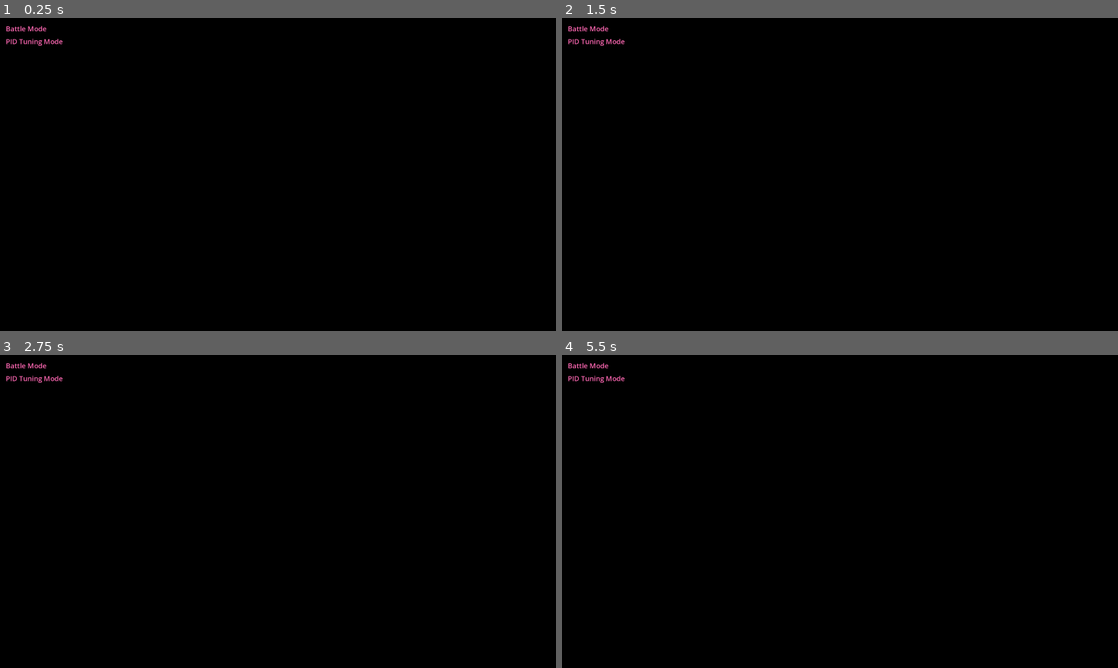
Above: before the commit, frames 1-4 (two rows, left to right).
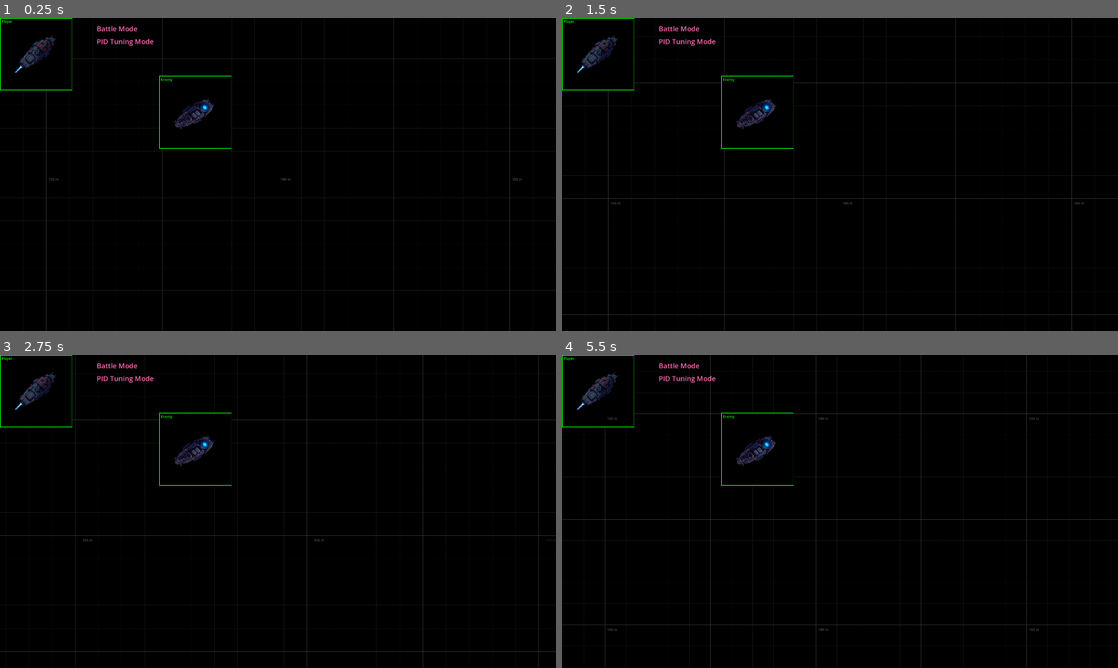
Above: after the commit, the same moments.

Repository: accelangel/space_bastard
Game: Godot game, scene res://Scenes/WorldRoot.tscn
The game is run twice, just before and just after one commit, with the same random seed, the same clock (stepped at 60 frames per second) and the same inputs.
Inputs (mouse positions are in pixels of both pictures, inside the frame that each line leads up to):
- Up to frame 1 (0.25 s): no input
- Up to frame 2 (1.5 s): tap Enter (ui_accept) at 0.5, 0.77, 1.25 s; move the mouse to (962, 158) at 0.52 s; hold S (camera_move_down) 0.53-1.25 s; click (962, 158) at 0.67 s; drag from (728, 190) to (812, 237) at 1.27 s
- Up to frame 3 (2.75 s): tap Enter (ui_accept) at 2 s; move the mouse to (333, 442) at 2.02 s; hold D (camera_move_right) from 2.03 s (still down); click (333, 442) at 2.17 s
- Up to frame 4 (5.5 s): release D (camera_move_right) at 2.75 s; drag from (812, 574) to (673, 464) at 2.77 s; tap Enter (ui_accept) at 3.5, 3.77, 4.25, 5 s; move the mouse to (1006, 558) at 3.52 s; tap Middle mouse button (camera_pan) at 3.6 s; click (1006, 558) at 3.67 s; drag from (673, 464) to (756, 433) at 4.27 s; move the mouse to (867, 511) at 5.02 s; tap Mouse wheel down (camera_zoom_out) at 5.1 s; click (867, 511) at 5.17 s

The runs differ from the first frame. In frame 1, 1.7% of the frame differs, in the area x 0-96%, y 0-100%; in frame 2, 2.3%, in the area x 0-100%, y 0-100%; in frame 3, 2.1%; in frame 4, 2.2%.

Commit message:
PiP and GridOverlay

Diff:
--- a/Scenes/WorldRoot.tscn
+++ b/Scenes/WorldRoot.tscn
@@ -1,17 +1,20 @@
-[gd_scene load_steps=7 format=3 uid="uid://iolvmgmbu42d"]
+[gd_scene load_steps=10 format=3 uid="uid://iolvmgmbu42d"]
 
 [ext_resource type="Script" path="res://Scripts/Systems/GameCamera.gd" id="1_at0gn"]
+[ext_resource type="Script" path="res://Scripts/UI/GridOverlay.gd" id="1_bm7um"]
 [ext_resource type="PackedScene" uid="uid://ihisk0qiusis" path="res://Scenes/EnemyShip.tscn" id="3_to3xv"]
 [ext_resource type="PackedScene" uid="uid://caeufsiepjyek" path="res://Scenes/PlayerShip.tscn" id="4_k7omc"]
 [ext_resource type="Script" path="res://Scripts/Managers/BattleManager.gd" id="5_gi6eu"]
 [ext_resource type="Script" path="res://Scripts/Systems/BattleEventRecorder.gd" id="6_e5oub"]
 [ext_resource type="PackedScene" uid="uid://bm7h0d3d32r42" path="res://Scenes/ModeSelector.tscn" id="7_dsscj"]
+[ext_resource type="Script" path="res://Scripts/UI/PiPCamera.gd" id="7_uajus"]
+[ext_resource type="Script" path="res://Scripts/UI/GridSizeLabel.gd" id="9_2gyfj"]
 
 [node name="WorldRoot" type="Node2D"]
 
 [node name="ColorRect" type="ColorRect" parent="."]
 z_index = -2
-custom_minimum_size = Vector2(131072, 73728)
+custom_minimum_size = Vector2(131072, 65536)
 anchors_preset = 8
 anchor_left = 0.5
 anchor_top = 0.5
@@ -24,6 +27,9 @@
 grow_horizontal = 2
 grow_vertical = 2
 color = Color(0, 0, 0, 1)
+
+[node name="GridOverlay" type="Node2D" parent="."]
+script = ExtResource("1_bm7um")
 
 [node name="GameCamera" type="Camera2D" parent="."]
 limit_left = -65536
@@ -54,3 +60,33 @@
 [node name="ModeSelector" parent="UILayer" instance=ExtResource("7_dsscj")]
 offset_right = 200.0
 offset_bottom = 80.0
+
+[node name="PlayerPiP" type="SubViewportContainer" parent="UILayer"]
+offset_right = 40.0
+offset_bottom = 40.0
+script = ExtResource("7_uajus")
+pip_size = Vector2(250, 250)
+
+[node name="SubViewport" type="SubViewport" parent="UILayer/PlayerPiP"]
+handle_input_locally = false
+size = Vector2i(250, 250)
+render_target_update_mode = 4
+
+[node name="EnemyPiP" type="SubViewportContainer" parent="UILayer"]
+offset_right = 40.0
+offset_bottom = 40.0
+script = ExtResource("7_uajus")
+target_ship_type = "Enemy"
+pip_size = Vector2(250, 250)
+
+[node name="SubViewport" type="SubViewport" parent="UILayer/EnemyPiP"]
+handle_input_locally = false
+size = Vector2i(250, 250)
+render_target_update_mode = 4
+
+[node name="GridSizeLabel" type="Control" parent="UILayer"]
+layout_mode = 3
+anchors_preset = 0
+offset_right = 40.0
+offset_bottom = 40.0
+script = ExtResource("9_2gyfj")
--- /dev/null
+++ b/Scripts/UI/GridOverlay.gd
@@ -0,0 +1,219 @@
+# Scripts/UI/GridOverlay.gd
+extends Node2D
+class_name GridOverlay
+
+# Visual settings
+@export var grid_color: Color = Color(0.3, 0.3, 0.3, 0.5)  # Subtle gray
+@export var label_color: Color = Color(0.5, 0.5, 0.5, 0.8)  # Slightly brighter for text
+@export var major_line_width: float = 2.0
+@export var minor_line_width: float = 1.0
+@export var target_spacing_pixels: float = 120.0  # Desired spacing on screen
+
+# Grid behavior
+@export var show_minor_grid: bool = true
+@export var minor_grid_divisions: int = 5  # Minor lines between major lines
+
+# Internal state
+var camera: Camera2D
+var current_grid_size_meters: float = 0.0
+var major_grid_corners: Array = []  # Store screen positions of major grid corners
+
+# Debug state
+var last_debug_camera_pos: Vector2 = Vector2.ZERO
+var debug_counter: int = 0
+
+func _ready():
+	# Find the game camera
+	camera = get_tree().get_first_node_in_group("game_camera")
+	if not camera:
+		# Try finding by name as fallback
+		camera = get_node_or_null("/root/WorldRoot/GameCamera")
+
+	if not camera:
+		push_error("GridOverlay: Could not find game camera!")
+		return
+
+	# Set z_index to render above background but below game objects
+	z_index = -1
+
+func _draw():
+	if not camera:
+		return
+
+	# Check if we're rendering in a PiP viewport
+	var current_viewport = get_viewport()
+	if current_viewport.get_parent() is SubViewportContainer:
+		return  # Don't draw grid in PiP cameras
+
+	# Clear previous corners
+	major_grid_corners.clear()
+
+	# Get current zoom level
+	var zoom = camera.zoom.x
+
+	# Calculate grid spacing in world units
+	var world_spacing = target_spacing_pixels / zoom * WorldSettings.meters_per_pixel
+	var nice_spacing = get_nice_number(world_spacing)
+
+	# Store grid size for the label
+	current_grid_size_meters = nice_spacing * minor_grid_divisions
+
+	# Get viewport bounds in world space
+	var viewport_size = get_viewport_rect().size
+	var camera_pos = camera.global_position
+
+	# Calculate visible world bounds (no buffer needed anymore!)
+	var half_width = (viewport_size.x / 2) / zoom
+	var half_height = (viewport_size.y / 2) / zoom
+
+	var world_left = camera_pos.x - half_width
+	var world_right = camera_pos.x + half_width
+	var world_top = camera_pos.y - half_height
+	var world_bottom = camera_pos.y + half_height
+
+	# Convert nice spacing from meters to pixels
+	var grid_spacing_pixels = nice_spacing / WorldSettings.meters_per_pixel
+	var major_grid_spacing_pixels = grid_spacing_pixels * minor_grid_divisions
+
+	# Skip if grid would be too dense
+	if grid_spacing_pixels < 10:
+		return
+
+	# Calculate line widths that stay consistent on screen
+	var major_screen_width = major_line_width / zoom
+	var minor_screen_width = minor_line_width / zoom
+
+	# Track major line positions
+	var major_x_positions = []
+	var major_y_positions = []
+
+	# Draw vertical lines using indices
+	var start_x_index = floor(world_left / grid_spacing_pixels)
+	var end_x_index = ceil(world_right / grid_spacing_pixels)
+
+	# Add small buffer to ensure we don't miss edge lines
+	start_x_index -= 1
+	end_x_index += 1
+
+	# DEBUG OUTPUT - Only when camera has moved significantly
+	var camera_moved = camera_pos.distance_to(last_debug_camera_pos) > 100
+	if camera_moved:
+		debug_counter += 1
+		if debug_counter % 10 == 0:  # Print every 10th movement
+			print("\n=== Grid Debug #", debug_counter, " ===")
+			print("Camera pos: ", camera_pos)
+			print("Camera moved: ", camera_pos.distance_to(last_debug_camera_pos), " units")
+			print("World bounds: L=", world_left, " R=", world_right)
+			print("Grid spacing pixels: ", grid_spacing_pixels)
+			print("X indices: ", start_x_index, " to ", end_x_index)
+			print("Number of vertical lines: ", end_x_index - start_x_index + 1)
+			last_debug_camera_pos = camera_pos
+
+	for i in range(start_x_index, end_x_index + 1):
+		var x = i * grid_spacing_pixels
+
+		# Determine if this is a major line based on the actual grid value
+		var grid_value_meters = x * WorldSettings.meters_per_pixel
+		var is_major = is_major_gridline(grid_value_meters, nice_spacing)
+
+		if is_major or show_minor_grid:
+			var line_width = major_screen_width if is_major else minor_screen_width
+			var line_alpha = grid_color.a if is_major else grid_color.a * 0.5
+			var line_color = Color(grid_color.r, grid_color.g, grid_color.b, line_alpha)
+
+			# Extend lines a bit beyond viewport for smooth appearance
+			draw_line(
+				Vector2(x, world_top - grid_spacing_pixels),
+				Vector2(x, world_bottom + grid_spacing_pixels),
+				line_color,
+				line_width
+			)
+
+			if is_major:
+				major_x_positions.append(x)
+
+	# Draw horizontal lines using indices
+	var start_y_index = floor(world_top / grid_spacing_pixels)
+	var end_y_index = ceil(world_bottom / grid_spacing_pixels)
+
+	# Add small buffer to ensure we don't miss edge lines
+	start_y_index -= 1
+	end_y_index += 1
+
+	for i in range(start_y_index, end_y_index + 1):
+		var y = i * grid_spacing_pixels
+
+		# Determine if this is a major line based on the actual grid value
+		var grid_value_meters = y * WorldSettings.meters_per_pixel
+		var is_major = is_major_gridline(grid_value_meters, nice_spacing)
+
+		if is_major or show_minor_grid:
+			var line_width = major_screen_width if is_major else minor_screen_width
+			var line_alpha = grid_color.a if is_major else grid_color.a * 0.5
+			var line_color = Color(grid_color.r, grid_color.g, grid_color.b, line_alpha)
+
+			# Extend lines a bit beyond viewport for smooth appearance
+			draw_line(
+				Vector2(world_left - grid_spacing_pixels, y),
+				Vector2(world_right + grid_spacing_pixels, y),
+				line_color,
+				line_width
+			)
+
+			if is_major:
+				major_y_positions.append(y)
+
+	# Calculate screen positions for major grid intersections
+	for x_pos in major_x_positions:
+		for y_pos in major_y_positions:
+			# Use world position to determine if this intersection gets a label
+			var world_x_index = int(round(x_pos / major_grid_spacing_pixels))
+			var world_y_index = int(round(y_pos / major_grid_spacing_pixels))
+
+			# Only add label if both world indices are even
+			if world_x_index % 2 == 0 and world_y_index % 2 == 0:
+				# Convert world position to screen position
+				var world_pos = Vector2(x_pos, y_pos)
+				var screen_pos = (world_pos - camera_pos) * zoom + viewport_size / 2
+
+				# Only add if actually visible on screen (with margin)
+				var margin = 100
+				if screen_pos.x > -margin and screen_pos.x < viewport_size.x + margin and \
+				   screen_pos.y > -margin and screen_pos.y < viewport_size.y + margin:
+					screen_pos += Vector2(5, 5)
+					major_grid_corners.append(screen_pos)
+
+func is_major_gridline(value_meters: float, spacing_meters: float) -> bool:
+	# Major lines are at multiples of 5x the base spacing
+	var major_spacing = spacing_meters * minor_grid_divisions
+	return abs(fmod(value_meters, major_spacing)) < spacing_meters * 0.1
+
+func get_nice_number(value: float) -> float:
+	if value <= 0:
+		return 1.0
+
+	var magnitude = pow(10, floor(log(value) / log(10)))
+	var normalized = value / magnitude
+
+	var nice_normalized: float
+	if normalized < 2.0:  # Sticky thresholds
+		nice_normalized = 1.0
+	elif normalized < 4.0:
+		nice_normalized = 2.0
+	elif normalized < 8.0:
+		nice_normalized = 5.0
+	else:
+		nice_normalized = 10.0
+
+	return nice_normalized * magnitude
+
+func get_current_grid_size() -> float:
+	return current_grid_size_meters
+
+func get_major_grid_corners() -> Array:
+	return major_grid_corners
+
+func _process(_delta):
+	# Always redraw to ensure grid stays current with camera movement
+	if camera:
+		queue_redraw()
--- /dev/null
+++ b/Scripts/UI/GridSizeLabel.gd
@@ -0,0 +1,112 @@
+# Scripts/UI/GridSizeLabel.gd
+extends Control
+class_name GridSizeLabel
+
+@export var font_size: int = 12
+@export var label_color: Color = Color(0.5, 0.5, 0.5, 0.6)
+@export var background_color: Color = Color(0, 0, 0, 0.5)
+@export var padding: int = 3
+@export var max_labels: int = 20  # Limit number of labels for performance
+
+var grid_overlay: GridOverlay
+var label_pool: Array = []  # Pool of label containers
+
+func _ready():
+	# This control spans the entire screen to position labels anywhere
+	set_anchors_and_offsets_preset(Control.PRESET_FULL_RECT)
+	mouse_filter = Control.MOUSE_FILTER_IGNORE
+
+	# Create a pool of reusable labels
+	for i in range(max_labels):
+		var container = PanelContainer.new()
+		container.name = "LabelContainer" + str(i)
+		container.visible = false
+		container.mouse_filter = Control.MOUSE_FILTER_IGNORE
+
+		# Style for background
+		var style = StyleBoxFlat.new()
+		style.bg_color = background_color
+		style.corner_radius_top_left = 2
+		style.corner_radius_top_right = 2
+		style.corner_radius_bottom_left = 2
+		style.corner_radius_bottom_right = 2
+		style.content_margin_left = padding
+		style.content_margin_right = padding
+		style.content_margin_top = padding
+		style.content_margin_bottom = padding
+		container.add_theme_stylebox_override("panel", style)
+
+		# Create label
+		var label = Label.new()
+		label.name = "Label"
+		label.add_theme_font_size_override("font_size", font_size)
+		label.add_theme_color_override("font_color", label_color)
+		label.mouse_filter = Control.MOUSE_FILTER_IGNORE
+		container.add_child(label)
+
+		add_child(container)
+		label_pool.append(container)
+
+	# Find grid overlay
+	call_deferred("find_grid_overlay")
+
+func find_grid_overlay():
+	grid_overlay = get_node_or_null("/root/WorldRoot/GridOverlay")
+	if not grid_overlay:
+		push_error("GridSizeLabel: Could not find GridOverlay!")
+
+func _process(_delta):
+	if not grid_overlay:
+		return
+
+	# Get current grid size and corner positions
+	var grid_size = grid_overlay.get_current_grid_size()
+	if grid_size <= 0:
+		return
+
+	var corners = grid_overlay.get_major_grid_corners()
+	var label_text = format_grid_size(grid_size)
+
+	# Hide all labels first
+	for container in label_pool:
+		container.visible = false
+
+	# Show labels at corner positions (up to max_labels)
+	var label_count = min(corners.size(), max_labels)
+	for i in range(label_count):
+		var container = label_pool[i]
+		var label = container.get_child(0)
+
+		# Update text
+		label.text = label_text
+
+		# Position at grid corner
+		container.position = corners[i]
+		container.visible = true
+
+		# Fade labels near edges of screen
+		var screen_size = get_viewport_rect().size
+		var fade_margin = 100
+		var alpha = 1.0
+
+		if corners[i].x < fade_margin:
+			alpha *= corners[i].x / fade_margin
+		elif corners[i].x > screen_size.x - fade_margin:
+			alpha *= (screen_size.x - corners[i].x) / fade_margin
+
+		if corners[i].y < fade_margin:
+			alpha *= corners[i].y / fade_margin
+		elif corners[i].y > screen_size.y - fade_margin:
+			alpha *= (screen_size.y - corners[i].y) / fade_margin
+
+		container.modulate.a = alpha
+
+func format_grid_size(meters: float) -> String:
+	if meters < 1000:
+		return "%d m" % int(meters)
+	else:
+		# Shortened format for grid labels
+		if meters < 10000:
+			return "%.1f km" % (meters / 1000.0)
+		else:
+			return "%d km" % int(meters / 1000.0)
--- a/Scripts/UI/ModeSelector.gd
+++ b/Scripts/UI/ModeSelector.gd
@@ -1,4 +1,4 @@
-# Scripts/UI/ModeSelector.gd - Updated for GameMode
+# Scripts/UI/ModeSelector.gd - Updated for center-top positioning
 extends Control
 class_name ModeSelector
 
@@ -15,8 +15,13 @@
 var click_tween: Tween
 
 func _ready():
-	# Position in top-left
-	position = Vector2(20, 20)
+	# Wait for viewport to be ready
+	await get_tree().process_frame
+
+	# Position in top-center
+	var window_size = get_window().size
+	var container_width = $VBoxContainer.get_minimum_size().x
+	position = Vector2((window_size.x - container_width) / 2, 20)
 
 	# Set up labels
 	setup_label(battle_label, "Battle Mode")
@@ -151,3 +156,11 @@
 	# Disable mouse interaction
 	battle_label.mouse_filter = Control.MOUSE_FILTER_IGNORE
 	pid_label.mouse_filter = Control.MOUSE_FILTER_IGNORE
+
+# Handle window resize
+func _notification(what):
+	if what == NOTIFICATION_RESIZED:
+		# Reposition to stay centered
+		var window_size = get_window().size
+		var container_width = $VBoxContainer.get_minimum_size().x
+		position = Vector2((window_size.x - container_width) / 2, 20)
--- /dev/null
+++ b/Scripts/UI/PiPCamera.gd
@@ -0,0 +1,177 @@
+# Scripts/UI/PiPCamera.gd
+extends SubViewportContainer
+class_name PiPCamera
+
+# Which ship to follow
+@export_enum("Player", "Enemy") var target_ship_type: String = "Player"
+
+# Zoom settings
+@export var min_zoom: float = 0.2
+@export var max_zoom: float = 1.65
+@export var zoom_speed: float = 10.0
+@export var default_zoom: float = 1.0
+
+# Size and positioning - THIS will actually control the size
+@export var pip_size: Vector2 = Vector2(200, 200)
+@export var margin: float = 0.0
+
+# Internal references
+var camera: Camera2D
+var target_ship: Node2D
+var current_zoom_target: float
+
+func _ready():
+	# Configure this container
+	custom_minimum_size = pip_size
+	size = pip_size
+	stretch = true
+
+	# Get the SubViewport child
+	var viewport = $SubViewport
+	if not viewport:
+		push_error("PiPCamera: No SubViewport child found!")
+		return
+
+	# IMPORTANT: Actually set the viewport size to match pip_size
+	viewport.size = pip_size
+	viewport.render_target_update_mode = SubViewport.UPDATE_ALWAYS
+
+	# Create and add camera to the viewport
+	camera = Camera2D.new()
+	camera.name = "Camera2D"
+	camera.enabled = true
+	viewport.add_child(camera)
+
+	# Set the viewport's world_2d to the main viewport's world
+	viewport.world_2d = get_viewport().world_2d
+
+	# Position AFTER setting size
+	call_deferred("position_pip")
+
+	# Find target ship
+	call_deferred("find_target_ship")
+
+	# Set initial zoom
+	current_zoom_target = default_zoom
+	if camera:
+		camera.zoom = Vector2(default_zoom, default_zoom)
+
+	# Create border and label
+	create_border_and_label()
+
+	# Set mouse filter to stop events from propagating
+	mouse_filter = Control.MOUSE_FILTER_STOP
+
+func position_pip():
+	# Get the actual game window size
+	var window_size = get_window().size
+
+	if target_ship_type == "Player":
+		# Top-left corner
+		position = Vector2(margin, margin)
+	else:
+		# Bottom-right corner - calculate from actual window size
+		position = Vector2(
+			window_size.x - pip_size.x - margin,
+			window_size.y - pip_size.y - margin
+		)
+
+	#print("PiP %s positioned at %s (window size: %s)" % [target_ship_type, position, window_size])
+
+func create_border_and_label():
+	# Create a Panel for the border
+	var border_panel = Panel.new()
+	border_panel.name = "BorderPanel"
+	border_panel.set_anchors_and_offsets_preset(Control.PRESET_FULL_RECT)
+	border_panel.mouse_filter = Control.MOUSE_FILTER_IGNORE
+
+	# Create a green border style
+	var style = StyleBoxFlat.new()
+	style.draw_center = false  # Transparent center
+	style.border_width_left = 2
+	style.border_width_right = 2
+	style.border_width_top = 2
+	style.border_width_bottom = 2
+	style.border_color = Color.GREEN
+
+	border_panel.add_theme_stylebox_override("panel", style)
+	add_child(border_panel)
+
+	# Add label with background for visibility
+	var label_container = PanelContainer.new()
+	label_container.name = "LabelContainer"
+	label_container.position = Vector2(2, 2)
+	label_container.mouse_filter = Control.MOUSE_FILTER_IGNORE
+
+	# Dark background for label
+	var label_style = StyleBoxFlat.new()
+	label_style.bg_color = Color(0, 0, 0, 0.7)
+	label_style.content_margin_left = 4
+	label_style.content_margin_right = 4
+	label_style.content_margin_top = 2
+	label_style.content_margin_bottom = 2
+	label_container.add_theme_stylebox_override("panel", label_style)
+
+	var label = Label.new()
+	label.name = "ShipLabel"
+	label.text = target_ship_type
+	label.add_theme_color_override("font_color", Color.GREEN)
+	label.add_theme_font_size_override("font_size", 12)
+	label.mouse_filter = Control.MOUSE_FILTER_IGNORE
+
+	label_container.add_child(label)
+	add_child(label_container)
+
+func find_target_ship():
+	var group_name = "player_ships" if target_ship_type == "Player" else "enemy_ships"
+	var ships = get_tree().get_nodes_in_group(group_name)
+
+	if ships.size() > 0:
+		target_ship = ships[0]
+		print("PiP Camera (%s): Found target ship at %s" % [target_ship_type, target_ship.global_position])
+	else:
+		print("PiP Camera (%s): No ship found!" % target_ship_type)
+
+func _physics_process(delta):
+	if not camera:
+		return
+
+	# Update camera to follow ship
+	if target_ship and is_instance_valid(target_ship):
+		camera.global_position = target_ship.global_position
+	else:
+		# Try to find ship again
+		find_target_ship()
+
+	# Handle zoom
+	update_zoom(delta)
+
+func update_zoom(delta):
+	# Smooth zoom interpolation
+	var current_zoom = camera.zoom.x
+	if abs(current_zoom - current_zoom_target) > 0.001:
+		var new_zoom = lerp(current_zoom, current_zoom_target, zoom_speed * delta)
+		camera.zoom = Vector2(new_zoom, new_zoom)
+
+func _gui_input(event):
+	# Handle zoom ONLY for this PiP
+	if event is InputEventMouseButton:
+		if event.button_index == MOUSE_BUTTON_WHEEL_UP and event.pressed:
+			zoom_in()
+			get_viewport().set_input_as_handled()  # Stop event propagation
+		elif event.button_index == MOUSE_BUTTON_WHEEL_DOWN and event.pressed:
+			zoom_out()
+			get_viewport().set_input_as_handled()  # Stop event propagation
+
+func zoom_in():
+	current_zoom_target = clamp(current_zoom_target * 1.2, min_zoom, max_zoom)
+	#print("PiP %s zoom in: %f" % [target_ship_type, current_zoom_target])
+
+func zoom_out():
+	current_zoom_target = clamp(current_zoom_target / 1.2, min_zoom, max_zoom)
+	#print("PiP %s zoom out: %f" % [target_ship_type, current_zoom_target])
+
+# Called when window is resized
+func _notification(what):
+	if what == NOTIFICATION_RESIZED:
+		call_deferred("position_pip")
